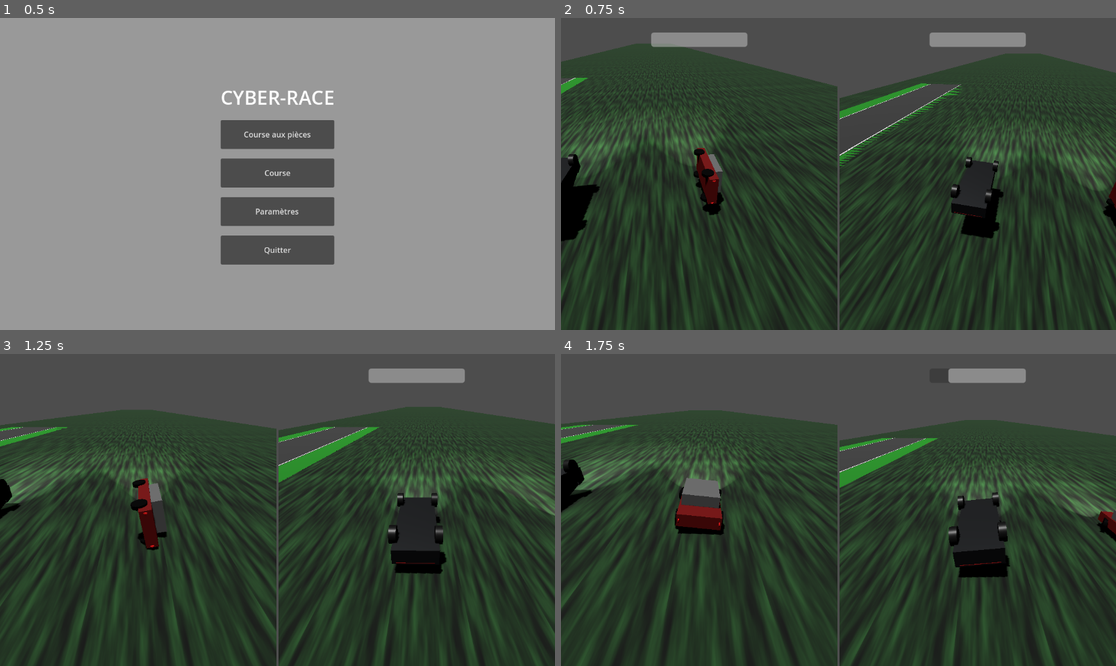
Above: before the commit, frames 1-4 (two rows, left to right).
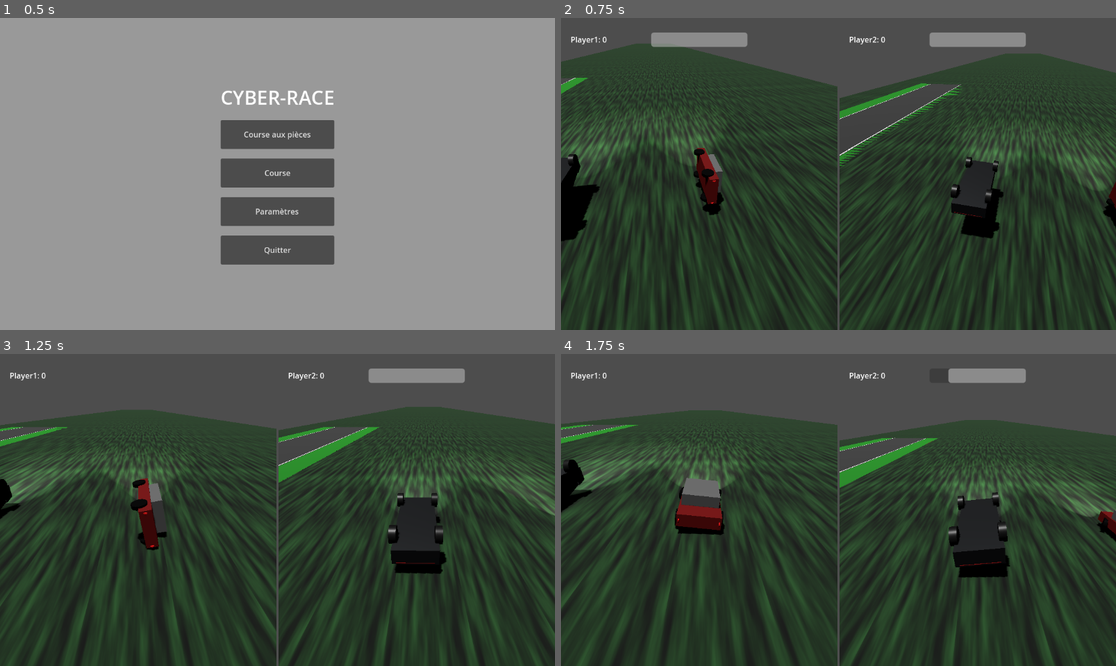
Above: after the commit, the same moments.

Repository: AntoineT01/Cyber-Race
Game: Godot game, scene res://Interface/main_menu.tscn
The game is run twice, just before and just after one commit, with the same random seed, the same clock (stepped at 60 frames per second) and the same inputs.
Inputs:
- Up to frame 1 (0.5 s): no input
- Up to frame 2 (0.75 s): click "Course aux pièces" at 0.5 s
- Up to frame 3 (1.25 s): no input
- Up to frame 4 (1.75 s): tap Enter at 1.25 s; hold D (right_steering_1) from 1.28 s (still down); tap 0 (brake_2) at 1.35 s

Frame 1 is identical in both runs. In frame 2, 0.1% of the frame differs, in the area x 1-59%, y 6-9%; in frame 3, 0.1%; in frame 4, 0.1%.
Error in both runs: Invalid access to property or key 'x' on a base object of type 'Nil'. (res://scripts/settings_manager.gd:49)

Commit message:
feat: Score feature working with score addition when taking pieces and score diminution when respawning

Diff:
--- a/Interface/pause_menu.gd
+++ b/Interface/pause_menu.gd
@@ -56,4 +56,5 @@
 func _on_restart_button_pressed() -> void:
 	self.visible = false
 	get_tree().paused = false
+	ScoreManager.reset_scores()
 	get_tree().change_scene_to_file("res://piece_race.tscn")
--- /dev/null
+++ b/Interface/score_display.tscn
@@ -0,0 +1,18 @@
+[gd_scene load_steps=2 format=3 uid="uid://b8fie7g6uyyc8"]
+
+[ext_resource type="Script" path="res://scripts/score_display.gd" id="1_ubsii"]
+
+[node name="ScoreDisplay" type="Control"]
+layout_mode = 3
+anchors_preset = 15
+anchor_right = 1.0
+anchor_bottom = 1.0
+grow_horizontal = 2
+grow_vertical = 2
+script = ExtResource("1_ubsii")
+
+[node name="ScoreLabel" type="Label" parent="."]
+layout_mode = 0
+offset_right = 40.0
+offset_bottom = 23.0
+text = "Score : 0"
--- /dev/null
+++ b/Interface/score_manager.tscn
@@ -0,0 +1,47 @@
+[gd_scene load_steps=3 format=3 uid="uid://gvkfk88mkw1x"]
+
+[ext_resource type="Script" path="res://scripts/score_manager.gd" id="1_aivxu"]
+[ext_resource type="PackedScene" uid="uid://b8fie7g6uyyc8" path="res://Interface/score_display.tscn" id="1_neyjc"]
+
+[node name="ScoresManager" type="Control"]
+layout_mode = 3
+anchors_preset = 15
+anchor_right = 1.0
+anchor_bottom = 1.0
+grow_horizontal = 2
+grow_vertical = 2
+script = ExtResource("1_aivxu")
+
+[node name="CanvasLayer" type="CanvasLayer" parent="."]
+layer = 3
+offset = Vector2(20, 18)
+transform = Transform2D(1, 0, 0, 1, 20, 18)
+
+[node name="HBoxContainer" type="HBoxContainer" parent="CanvasLayer"]
+layout_direction = 1
+anchors_preset = 10
+anchor_right = 1.0
+offset_bottom = 30.0
+grow_horizontal = 2
+size_flags_horizontal = 6
+size_flags_vertical = 4
+alignment = 1
+
+[node name="VBoxContainer_Player1" type="VBoxContainer" parent="CanvasLayer/HBoxContainer"]
+layout_mode = 2
+size_flags_horizontal = 2
+alignment = 1
+
+[node name="ScoreDisplay" parent="CanvasLayer/HBoxContainer/VBoxContainer_Player1" instance=ExtResource("1_neyjc")]
+layout_mode = 2
+player_name = "Player1"
+
+[node name="VBoxContainer_Player2" type="VBoxContainer" parent="CanvasLayer/HBoxContainer"]
+layout_mode = 2
+size_flags_horizontal = 2
+alignment = 1
+
+[node name="ScoreDisplay2" parent="CanvasLayer/HBoxContainer/VBoxContainer_Player2" instance=ExtResource("1_neyjc")]
+layout_mode = 2
+player_name = "Player2"
+player_id = 2
--- a/Interface/settings_menu.tscn
+++ b/Interface/settings_menu.tscn
@@ -17,6 +17,8 @@
 anchors_preset = 15
 anchor_right = 1.0
 anchor_bottom = 1.0
+grow_horizontal = 2
+grow_vertical = 2
 
 [node name="VBoxContainer" type="VBoxContainer" parent="CenterContainer"]
 layout_mode = 2
@@ -145,7 +147,6 @@
 title = "Configuration d'une touche"
 initial_position = 1
 size = Vector2i(342, 200)
-visible = true
 script = ExtResource("2_0n3xu")
 
 [node name="Label" type="Label" parent="KeyConfigDialog"]
--- a/piece.gd
+++ b/piece.gd
@@ -1,3 +1,4 @@
+# Piece.gd
 extends Area3D
 
 signal piece_collected(by_player)
@@ -13,6 +14,10 @@
 	# Rotation aléatoire initiale pour la variété
 	rotate_y(randf() * 2 * PI)
 	initial_y = global_transform.origin.y
+	add_to_group("pieces")  # Ajouter la pièce au groupe "pieces"
+
+	# Connecter le signal body_entered
+	connect("body_entered", Callable(self, "_on_body_entered"))
 
 func _process(delta):
 	# Rotation continue
@@ -26,4 +31,4 @@
 func _on_body_entered(body):
 	if body.is_in_group("players"):
 		emit_signal("piece_collected", body.name)
-		queue_free()  # Supprime la pièce après la collecte
+		queue_free()  # Supprimer la pièce après la collecte
--- a/piece.tscn
+++ b/piece.tscn
@@ -15,7 +15,7 @@
 [sub_resource type="SphereShape3D" id="SphereShape3D_1"]
 radius = 0.8
 
-[node name="Piece" type="Area3D"]
+[node name="Piece" type="Area3D" groups=["pieces"]]
 script = ExtResource("1_abcde")
 
 [node name="MeshInstance3D" type="MeshInstance3D" parent="."]
--- a/piece_race.tscn
+++ b/piece_race.tscn
@@ -7,6 +7,7 @@
 [ext_resource type="PackedScene" uid="uid://dxwjn6fmudjrc" path="res://map/route droite.tscn" id="5_uf4n7"]
 [ext_resource type="PackedScene" uid="uid://3f713efdenwi" path="res://Interface/pause_menu.tscn" id="6_wx2t4"]
 [ext_resource type="PackedScene" uid="uid://c8tp7bv5t4y7i" path="res://Interface/progress_bars.tscn" id="7_3rjlx"]
+[ext_resource type="PackedScene" uid="uid://gvkfk88mkw1x" path="res://Interface/score_manager.tscn" id="8_63qur"]
 
 [sub_resource type="BoxShape3D" id="BoxShape3D_1"]
 size = Vector3(100, 1, 1500)
@@ -195,6 +196,21 @@
 [node name="Piece5" parent="World/Pieces" instance=ExtResource("3_klmno")]
 transform = Transform3D(1, 0, 0, 0, 1, 0, 0, 0, 1, 0, 6, 0)
 
+[node name="Piece6" parent="World/Pieces" instance=ExtResource("3_klmno")]
+transform = Transform3D(1, 0, 0, 0, 1, 0, 0, 0, 1, 16.3923, 0.696578, 30)
+
+[node name="Piece7" parent="World/Pieces" instance=ExtResource("3_klmno")]
+transform = Transform3D(1, 0, 0, 0, 1, 0, 0, 0, 1, -16.6188, 0.696578, 30)
+
+[node name="Piece8" parent="World/Pieces" instance=ExtResource("3_klmno")]
+transform = Transform3D(1, 0, 0, 0, 1, 0, 0, 0, 1, -34.6188, 0.696578, 30)
+
+[node name="Piece9" parent="World/Pieces" instance=ExtResource("3_klmno")]
+transform = Transform3D(1, 0, 0, 0, 1, 0, 0, 0, 1, -38.8063, 0.696578, 30)
+
+[node name="Piece10" parent="World/Pieces" instance=ExtResource("3_klmno")]
+transform = Transform3D(1, 0, 0, 0, 1, 0, 0, 0, 1, -23.4715, 0.696578, 30)
+
 [node name="RoadBlock" parent="World" instance=ExtResource("5_uf4n7")]
 transform = Transform3D(1, 0, 0, 0, 1, 0, 0, 0, 1, 29.5474, 0, 0)
 
@@ -218,3 +234,6 @@
 [node name="CanvasLayer" type="CanvasLayer" parent="."]
 
 [node name="PauseMenu" parent="CanvasLayer" instance=ExtResource("6_wx2t4")]
+
+[node name="ScoresManager" parent="." instance=ExtResource("8_63qur")]
+script = null
--- a/project.godot
+++ b/project.godot
@@ -19,6 +19,11 @@
 [autoload]
 
 SettingsManager="*res://scripts/settings_manager.gd"
+ScoreManager="*res://scripts/score_manager.gd"
+
+[global_group]
+
+pieces=""
 
 [input]
 
--- /dev/null
+++ b/scripts/score_display.gd
@@ -0,0 +1,29 @@
+# ScoreDisplay.gd
+extends Control
+
+class_name ScoreDisplay  # Définir la classe globalement
+
+@export var player_name: String = "Player"  # Nom du joueur (modifiable dans l'éditeur)
+@export var player_id: int = 1  # Identifiant unique pour chaque joueur
+
+@onready var score_label = $ScoreLabel
+
+var score: int = 0
+
+func _ready():
+	update_score_label()
+	# Enregistrer ce ScoreDisplay auprès de ScoreManager
+	if ScoreManager:
+		ScoreManager.register_score_display(self)
+
+func _exit_tree():
+	# Désenregistrer ce ScoreDisplay auprès de ScoreManager
+	if ScoreManager:
+		ScoreManager.unregister_score_display(self)
+
+func set_score(new_score: int):
+	score = new_score
+	update_score_label()
+
+func update_score_label():
+	score_label.text = "%s: %d" % [player_name, score]
--- /dev/null
+++ b/scripts/score_manager.gd
@@ -0,0 +1,84 @@
+# ScoreManager.gd
+extends Node
+
+# Dictionnaire pour stocker les scores des joueurs
+var player_scores: Dictionary = {
+	1: 0,
+	2: 0
+}
+
+# Liste pour stocker les références aux ScoreDisplay
+var score_displays: Array = []
+
+func _ready():
+	# Connecter les pièces existantes
+	connect_to_pieces()
+
+	# Connecter aux futurs nœuds ajoutés
+	get_tree().connect("node_added", Callable(self, "_on_node_added"))
+
+func connect_to_pieces():
+	var pieces = get_tree().get_nodes_in_group("pieces")
+	for piece in pieces:
+		if piece.has_method("connect"):
+			piece.connect("piece_collected", Callable(self, "_on_piece_collected"))
+
+func _on_node_added(node):
+	if node.is_in_group("pieces"):
+		if node.has_method("connect"):
+			node.connect("piece_collected", Callable(self, "_on_piece_collected"))
+
+# Fonction pour enregistrer un ScoreDisplay
+func register_score_display(score_display: Node):
+	if score_display not in score_displays:
+		score_displays.append(score_display)
+		# Initialiser l'affichage avec le score actuel
+		if score_display is ScoreDisplay:
+			score_display.set_score(player_scores[score_display.player_id])
+
+# Fonction pour désenregistrer un ScoreDisplay
+func unregister_score_display(score_display: Node):
+	if score_display in score_displays:
+		score_displays.erase(score_display)
+
+func _on_piece_collected(by_player: String):
+	# Déterminer l'ID du joueur à partir de son nom
+	var player_id = get_player_id_from_name(by_player)
+	if player_id != -1:
+		player_scores[player_id] += 100
+		update_score_display(player_id)
+	else:
+		push_warning("ID de joueur non trouvé pour le nom : %s" % by_player)
+
+func on_respawn(player_id: int):
+	if player_id != -1:
+		player_scores[player_id] -= 200
+		update_score_display(player_id)
+
+func get_player_id_from_name(player_name: String) -> int:
+	# Mapper les noms des joueurs à leurs IDs
+	if player_name == "Voiture1":
+		return 1
+	elif player_name == "Voiture2":
+		return 2
+	else:
+		return -1
+
+func update_score_display(player_id: int):
+	for score_display in score_displays:
+		if score_display.player_id == player_id:
+			score_display.set_score(player_scores[player_id])
+
+# Nouvelle Fonction : Réinitialiser les Scores
+func reset_scores():
+	# Réinitialiser les scores dans le dictionnaire
+	for player_id in player_scores.keys():
+		player_scores[player_id] = 0
+
+	# Mettre à jour tous les ScoreDisplay enregistrés
+	for score_display in score_displays:
+		if score_display.player_id in player_scores:
+			score_display.set_score(player_scores[score_display.player_id])
+
+	# Optionnel : Afficher un message de réinitialisation
+	print("Scores réinitialisés à zéro pour tous les joueurs.")
--- a/scripts/settings_manager.gd
+++ b/scripts/settings_manager.gd
@@ -51,7 +51,7 @@
 
 func save_settings():
 	var json = JSON.new()
-	var data = json.stringify(settings)
+	var data = JSON.stringify(settings)
 	var file = FileAccess.open("user://settings.json", FileAccess.WRITE)
 	if file:
 		file.store_string(data)
--- a/voiture/voiture.gd
+++ b/voiture/voiture.gd
@@ -133,6 +133,8 @@
 	upside_down_timer = 0.0
 	is_respawn_timer_active = false
 
+	ScoreManager.on_respawn(player_id)
+
 	# Optionnel : Afficher un message ou des effets de respawn
 	print(name + " a été respawné!")
 
Not shown: 1 places in piece_race.tscn that only renumber resources
